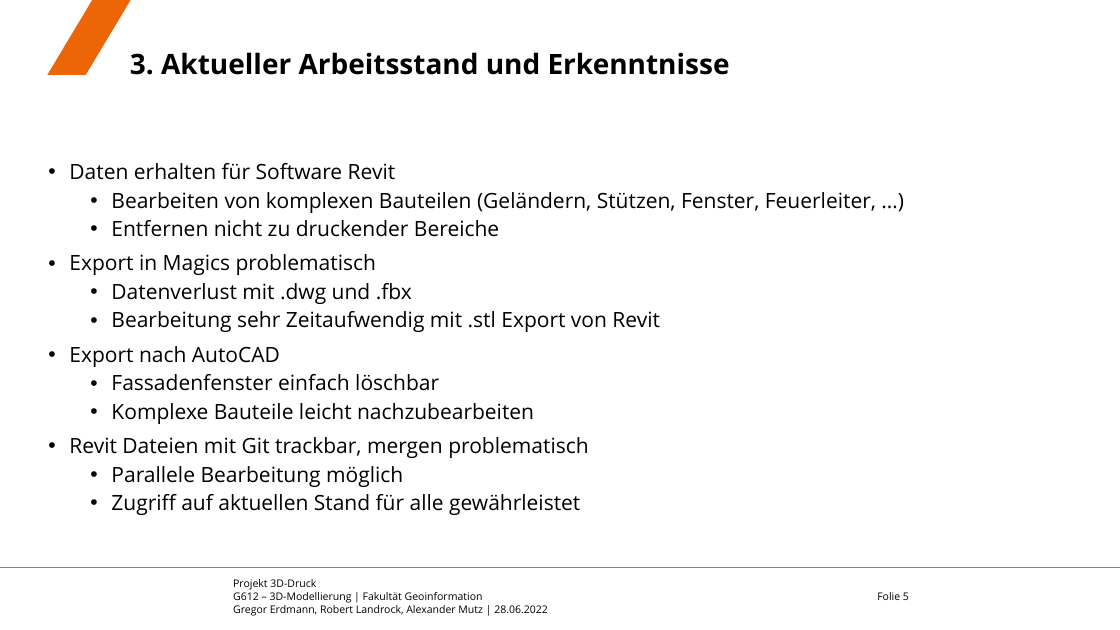
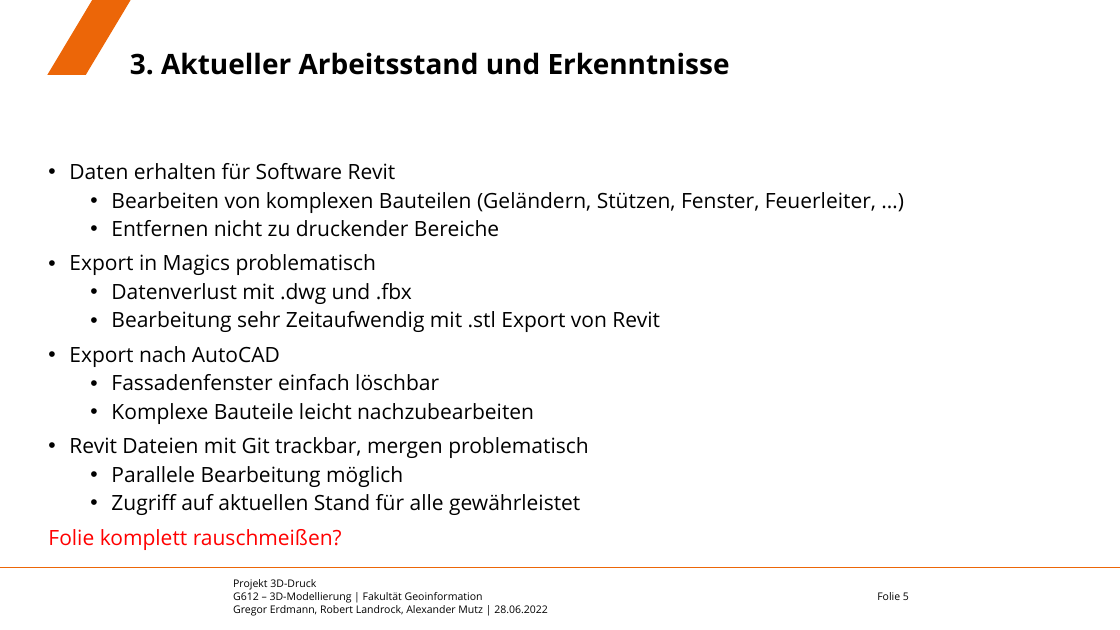
Before and after one commit to eamutz/LGS_print, a slide deck: slide 5 of Endvortrag.pptx. Drawn at 1120x630 pixels with LibreOffice and Linux fonts; fonts in the diff are those of the drawing; background and template pictures are left out. Boxes give left, top, right and bottom in pixels: in the first picture for what was removed or moved away, otherwise in the second. Text is boxed around its words. In the diff, an @@ line names an element or a change of style, - is before the commit and + after.

```diff
--- a/Endvortrag.pptx
+++ b/Endvortrag.pptx
@@ text at (48,529,342,550): paragraph added @@
+Folie komplett rauschmeißen?
```
Also in this commit, not shown: 7 other slides changed, 2 slides added, 1 other file.
